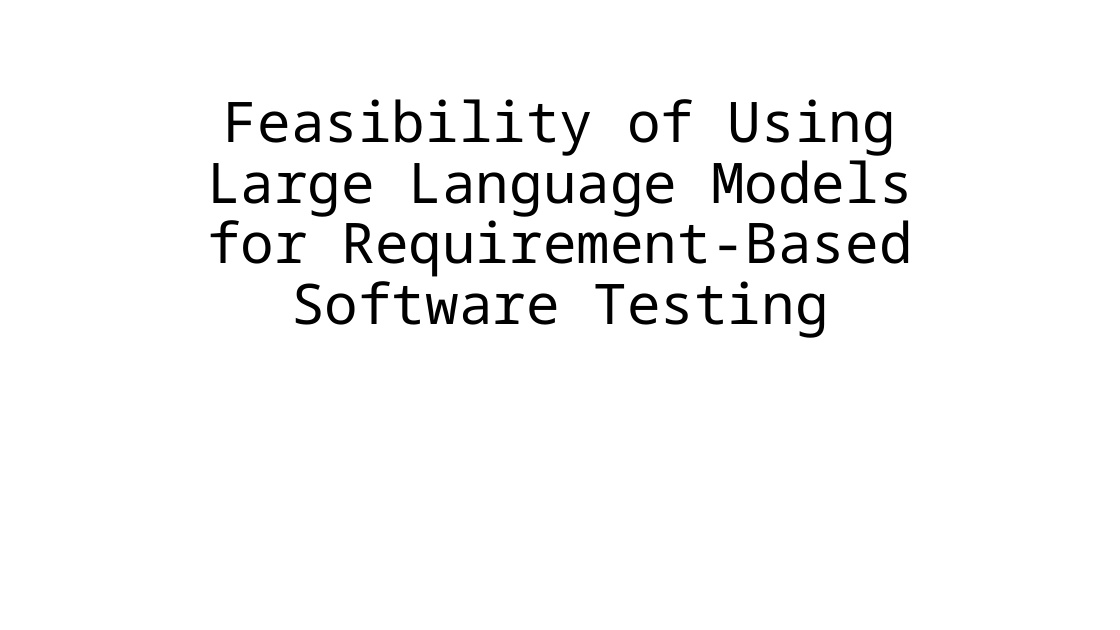
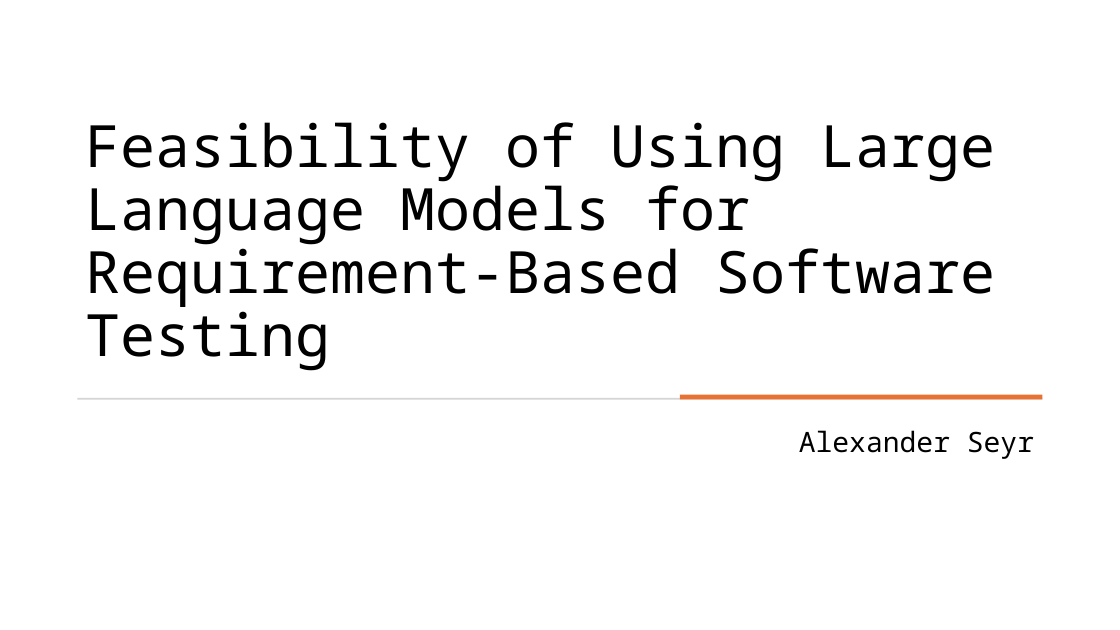
Before and after one commit to as-cal8/RBST-prompt-engineering, a slide deck: slide 1 of presentation/RBST_prompt-eng.pptx. Drawn at 1120x630 pixels with LibreOffice and Linux fonts; fonts in the diff are those of the drawing. Boxes give left, top, right and bottom in pixels: in the first picture for what was removed or moved away, otherwise in the second. Text is boxed around its words. In the diff, an @@ line names an element or a change of style, - is before the commit and + after.

```diff
--- a/presentation/RBST_prompt-eng.pptx
+++ b/presentation/RBST_prompt-eng.pptx
@@ title "Feasibility of Using Large Language ...": place and size @@
-title "Feasibility of Using Large Language ..." at (207, 99, 913, 338)
+title "Feasibility of Using Large Language ..." at (85, 122, 995, 371)
@@ title "Feasibility of Using Large Language ..." at (85, 122, 995, 371): size 48 to 50 pt; alignment centre to left @@
@@ rectangle added at (77, 398, 1043, 400), fill #D5D5D5 @@
@@ rectangle added at (680, 395, 1043, 400), fill #E97132 @@
@@ subtitle added at (799, 430, 1034, 459), 24 pt, text #000000 @@
+Alexander Seyr
```
Also in this commit, not shown: 2 other slides changed, 1 slide added, 1 other file.
